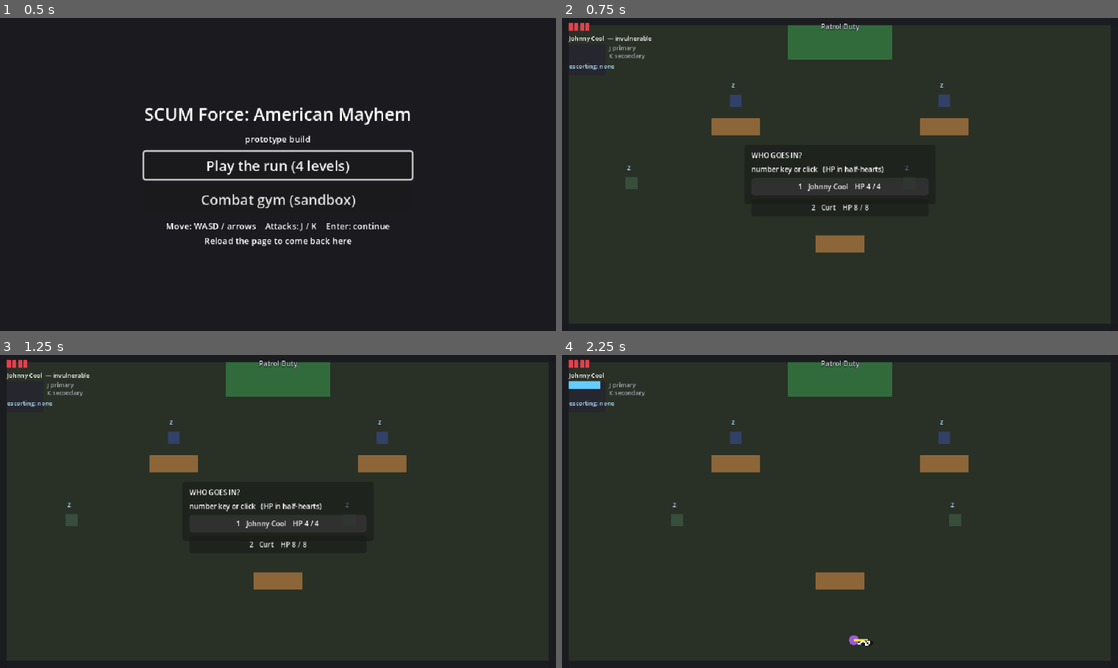
Above: before the commit, frames 1-4 (two rows, left to right).
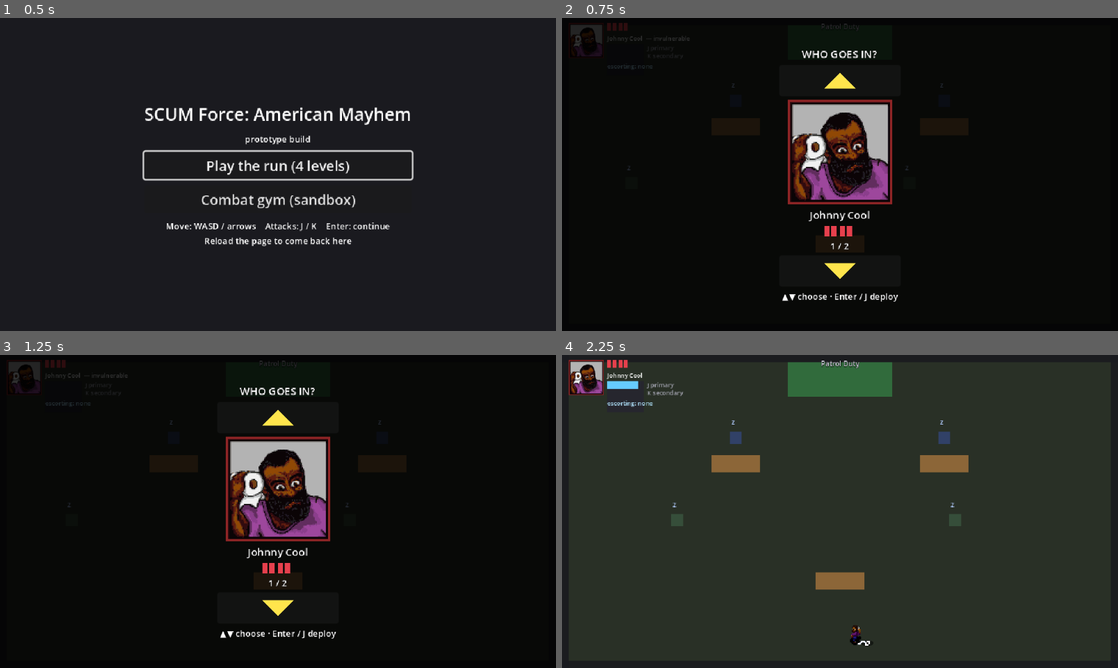
Above: after the commit, the same moments.

Repository: chrisfidalgo/SCUMForceGodot
Game: Godot game, scene res://scenes/main.tscn
The game is run twice, just before and just after one commit, with the same random seed, the same clock (stepped at 60 frames per second) and the same inputs.
Inputs (mouse positions are in pixels of both pictures, inside the frame that each line leads up to):
- Up to frame 1 (0.5 s): no input
- Up to frame 2 (0.75 s): click "Play the run (4 levels)" at 0.5 s
- Up to frame 3 (1.25 s): no input
- Up to frame 4 (2.25 s): click (840, 524) at 1.25 s, where only the run before the commit has a clickable "1 Johnny Cool HP 4 / 4"; tap Enter (ui_accept) at 2 s; hold D (move_right) from 2.03 s (still down); hold J (attack_primary) from 2.03 s (still down)

Frame 1 is identical in both runs. In frame 2, 99% of the frame differs, in the area x 0-100%, y 0-100%; in frame 3, 99%; in frame 4, 1.4%.

Commit message:
Real character art: Johnny/Curt walk sheets + portraits, HUD portrait, one-at-a-time deploy picker
Co-Authored-By: Claude Sonnet 5.5 <noreply@anthropic.com>

Diff:
--- a/resources/character_def.gd
+++ b/resources/character_def.gd
@@ -22,3 +22,26 @@
 @export var placeholder_color: Color = Color(0.3, 0.55, 0.9)
 @export var sprite: Texture2D                    ## In-arena body.
 @export var portrait: Texture2D                  ## HUD / select screen.
+
+@export_group("Walk sheet (real art)")
+## Walk-cycle sprite sheet: a grid of frames, one ROW per facing direction, one
+## COLUMN per walk frame. Leave empty to fall back to the coloured placeholder.
+@export var walk_sheet: Texture2D
+## Size of ONE frame in sheet pixels (e.g. 50x50 for a 150x400 sheet of 3x8).
+@export var walk_frame_size: Vector2i = Vector2i(50, 50)
+## Frames per row (walk-cycle length).
+@export var walk_columns: int = 3
+## Which column to hold while standing still (0 = first frame).
+@export var walk_idle_column: int = 1
+## Walk-cycle speed in frames per second.
+@export var walk_fps: float = 8.0
+## Which sheet ROW shows each facing. The ORDER OF THIS LIST is fixed:
+##   index 0 = N (up/back), 1 = NE, 2 = E, 3 = SE, 4 = S (down/front), 5 = SW, 6 = W, 7 = NW
+## and each VALUE is the row number in the sheet (0 = top row). If a character
+## turns the wrong way, swap the row numbers here — no code involved.
+@export var walk_rows_by_direction: Array[int] = [0, 2, 3, 7, 1, 4, 6, 5]
+## Multiplier on the sheet's pixel size (0.5 = half size on screen).
+@export var sprite_scale: float = 0.5
+## Shift of the sprite from the body's position, in screen pixels, so the baked
+## shadow sits under the feet. Negative Y moves the art up.
+@export var sprite_offset: Vector2 = Vector2(0, -6)
--- a/resources/characters/curt.tres
+++ b/resources/characters/curt.tres
@@ -1,8 +1,11 @@
-[gd_resource type="Resource" script_class="CharacterDef" load_steps=4 format=3]
+[gd_resource type="Resource" script_class="CharacterDef" load_steps=6 format=3]
 
 [ext_resource type="Script" path="res://resources/character_def.gd" id="1_chardef"]
 [ext_resource type="Resource" path="res://resources/attacks/bleu_cheese_packet.tres" id="2_primary"]
 [ext_resource type="Resource" path="res://resources/attacks/bleu_cheese_lob.tres" id="3_secondary"]
+
+[ext_resource type="Texture2D" path="res://assets/sprites/characters/curt/walk_sheet.png" id="4_sheet"]
+[ext_resource type="Texture2D" path="res://assets/sprites/characters/curt/portrait.jpg" id="5_portrait"]
 
 [resource]
 script = ExtResource("1_chardef")
@@ -12,3 +15,6 @@
 max_half_hearts = 8
 primary_attack = ExtResource("2_primary")
 secondary_attack = ExtResource("3_secondary")
+portrait = ExtResource("5_portrait")
+walk_sheet = ExtResource("4_sheet")
+walk_rows_by_direction = Array[int]([0, 2, 6, 7, 1, 4, 3, 5])
--- a/resources/characters/johnny.tres
+++ b/resources/characters/johnny.tres
@@ -1,8 +1,11 @@
-[gd_resource type="Resource" script_class="CharacterDef" load_steps=4 format=3]
+[gd_resource type="Resource" script_class="CharacterDef" load_steps=6 format=3]
 
 [ext_resource type="Script" path="res://resources/character_def.gd" id="1_chardef"]
 [ext_resource type="Resource" path="res://resources/attacks/tp_roll.tres" id="2_primary"]
 [ext_resource type="Resource" path="res://resources/attacks/long_toss.tres" id="3_secondary"]
+
+[ext_resource type="Texture2D" path="res://assets/sprites/characters/johnny/walk_sheet.png" id="4_sheet"]
+[ext_resource type="Texture2D" path="res://assets/sprites/characters/johnny/portrait.png" id="5_portrait"]
 
 [resource]
 script = ExtResource("1_chardef")
@@ -12,3 +15,6 @@
 max_half_hearts = 4
 primary_attack = ExtResource("2_primary")
 secondary_attack = ExtResource("3_secondary")
+portrait = ExtResource("5_portrait")
+walk_sheet = ExtResource("4_sheet")
+walk_rows_by_direction = Array[int]([0, 2, 3, 7, 1, 4, 6, 5])
--- a/scenes/characters/player.gd
+++ b/scenes/characters/player.gd
@@ -37,6 +37,10 @@
 @export var invuln_after_hit_sec: float = 0.6
 ## Flash the body this colour while the i-frames run, so being hit is legible.
 @export var invuln_flash_color: Color = Color(1.0, 0.4, 0.4, 1.0)
+## Show the yellow facing line. Off by default when a character has a real walk
+## sheet (the sprite already shows which way they face); always shown on the
+## placeholder polygon, where it is the only cue.
+@export var show_facing_indicator_with_sheet: bool = false
 
 ## The 8-gated forward vector: last direction moved, retained while idle.
 ## Characters start facing North (up).
@@ -56,9 +60,14 @@
 
 @onready var _facing_indicator: Line2D = $FacingIndicator
 @onready var _body_visual: Polygon2D = $BodyVisual
+@onready var _walk_sprite: Sprite2D = $WalkSprite
 @onready var health: Health = $Health
 
 var _base_color := Color(0.3, 0.55, 0.9, 1.0)
+var _moving := false
+var _walk_time := 0.0
+## Compass order shared with CharacterDef.walk_rows_by_direction: N NE E SE S SW W NW.
+const DIRECTION_COUNT := 8
 
 func _ready() -> void:
 	add_to_group("player")
@@ -72,6 +81,7 @@
 	if health.is_dead():
 		return
 	_process_movement()
+	_update_walk_animation(delta)
 	_process_cooldowns(delta)
 	_process_attack_input()
 	_process_invulnerability(delta)
@@ -82,7 +92,8 @@
 		Input.get_action_strength("move_down") - Input.get_action_strength("move_up")
 	)
 	var dir := snap_to_8(raw)
-	if dir != Vector2.ZERO:
+	_moving = dir != Vector2.ZERO
+	if _moving:
 		facing = dir
 		_update_facing_indicator()
 	var speed: float = character_def.move_speed if character_def else 0.0
@@ -129,8 +140,67 @@
 	_body_visual.color = _base_color
 
 
+func _has_sheet() -> bool:
+	return character_def != null and character_def.walk_sheet != null
+
+
+## Show the walk sheet when the character has one, else the placeholder polygon.
+func _apply_art(def: CharacterDef) -> void:
+	if _walk_sprite == null or _body_visual == null:
+		return
+	var sheet := def != null and def.walk_sheet != null
+	_walk_sprite.visible = sheet
+	_body_visual.visible = not sheet
+	if sheet:
+		_walk_sprite.texture = def.walk_sheet
+		_walk_sprite.region_enabled = true
+		_walk_sprite.scale = Vector2.ONE * def.sprite_scale
+		_walk_sprite.position = def.sprite_offset
+		_walk_time = 0.0
+		_update_walk_animation(0.0)
+	else:
+		_walk_sprite.texture = null
+	_update_facing_indicator()
+
+
+## Index 0..7 into walk_rows_by_direction (N NE E SE S SW W NW) for a facing.
+static func direction_index(dir: Vector2) -> int:
+	return posmod(roundi((dir.angle() + PI / 2.0) / (PI / 4.0)), DIRECTION_COUNT)
+
+
+## Pick the sheet row for the current facing and the column for the walk cycle.
+func _update_walk_animation(delta: float) -> void:
+	if not _has_sheet():
+		return
+	var def := character_def
+	var rows := def.walk_rows_by_direction
+	var di := direction_index(facing)
+	var row: int = rows[di] if di < rows.size() else 0
+	var cols := maxi(def.walk_columns, 1)
+	var col: int
+	if _moving:
+		_walk_time += delta
+		col = int(_walk_time * def.walk_fps) % cols
+	else:
+		_walk_time = 0.0
+		col = clampi(def.walk_idle_column, 0, cols - 1)
+	var fs := Vector2(def.walk_frame_size)
+	_walk_sprite.region_rect = Rect2(Vector2(col, row) * fs, fs)
+
+
+## Tint the visible body (sprite or polygon) for the i-frame blink.
+func _set_body_tint(flash: bool) -> void:
+	if _walk_sprite == null or _body_visual == null:
+		return
+	if _has_sheet():
+		_walk_sprite.modulate = invuln_flash_color if flash else Color.WHITE
+	else:
+		_body_visual.color = invuln_flash_color if flash else _base_color
+
+
 func _update_facing_indicator() -> void:
 	if _facing_indicator != null:
+		_facing_indicator.visible = not _has_sheet() or show_facing_indicator_with_sheet
 		_facing_indicator.points = PackedVector2Array([Vector2.ZERO, facing * 16.0])
 
 ## Fraction of the primary/secondary cooldown still to run: 1.0 just after
@@ -159,14 +229,14 @@
 		return
 	_invuln_timer -= delta
 	# Blink while immune: visible feedback that further hits won't land.
-	_body_visual.color = invuln_flash_color if int(_invuln_timer * 20.0) % 2 == 0 else _base_color
+	_set_body_tint(int(_invuln_timer * 20.0) % 2 == 0)
 	if _invuln_timer <= 0.0:
 		health.invulnerable = false
-		_body_visual.color = _base_color
+		_set_body_tint(false)
 
 func _on_died() -> void:
 	velocity = Vector2.ZERO
-	_body_visual.color = _base_color
+	_set_body_tint(false)
 	went_down.emit(character_def, global_position)
 
 ## Runtime character swap (debug tray / rescue flow). Resets cooldowns and
@@ -180,6 +250,8 @@
 	if def != null:
 		health.max_half_hearts = def.max_half_hearts
 		_apply_placeholder_look(def)
+		_apply_art(def)
+		_set_body_tint(false)
 	health.reset_full()
 	health.invulnerable = false
 	speed_multiplier = 1.0
--- a/scenes/characters/player.tscn
+++ b/scenes/characters/player.tscn
@@ -24,6 +24,10 @@
 color = Color(0.3, 0.55, 0.9, 1)
 polygon = PackedVector2Array(6, 0, 4.24, 4.24, 0, 6, -4.24, 4.24, -6, 0, -4.24, -4.24, 0, -6, 4.24, -4.24)
 
+[node name="WalkSprite" type="Sprite2D" parent="."]
+visible = false
+texture_filter = 1
+
 [node name="FacingIndicator" type="Line2D" parent="."]
 points = PackedVector2Array(0, 0, 0, -16)
 width = 2.0
--- a/scenes/ui/combat_hud.gd
+++ b/scenes/ui/combat_hud.gd
@@ -15,11 +15,17 @@
 
 const HEART_PX := 9
 const HEART_GAP := 2
+## Portrait box beside the hearts (screen px at 640x360) and the gap after it.
+const PORTRAIT_PX := 40.0
+const PORTRAIT_GAP_PX := 4.0
 
 var _player: Player = null
 var _gym: Node = null
 
 var _hearts: Control = null
+var _portrait_rect: TextureRect = null
+var _portrait_fallback: ColorRect = null
+var _portrait_def: CharacterDef = null
 var _name_label: Label = null
 var _primary_bar: ProgressBar = null
 var _secondary_bar: ProgressBar = null
@@ -67,6 +73,8 @@
 	# Cooldowns are continuous; a signal per frame would be worse than polling.
 	_primary_bar.value = _player.primary_cooldown_ratio() * 100.0
 	_secondary_bar.value = _player.secondary_cooldown_ratio() * 100.0
+	if _player.character_def != _portrait_def:
+		_refresh_portrait()
 	var name_text: String = _player.character_def.display_name if _player.character_def else "?"
 	if _player.health.is_dead():
 		name_text += "  — DOWN (F5 to swap)"
@@ -135,6 +143,22 @@
 	root.position = Vector2(8, 6)
 	add_child(root)
 
+	_portrait_fallback = ColorRect.new()
+	_portrait_fallback.size = Vector2(PORTRAIT_PX, PORTRAIT_PX)
+	root.add_child(_portrait_fallback)
+	_portrait_rect = TextureRect.new()
+	_portrait_rect.size = Vector2(PORTRAIT_PX, PORTRAIT_PX)
+	_portrait_rect.expand_mode = TextureRect.EXPAND_IGNORE_SIZE
+	_portrait_rect.stretch_mode = TextureRect.STRETCH_KEEP_ASPECT_CENTERED
+	root.add_child(_portrait_rect)
+	_refresh_portrait()
+
+	# Everything else sits to the right of the portrait.
+	var info := Control.new()
+	info.position = Vector2(PORTRAIT_PX + PORTRAIT_GAP_PX, 0)
+	root.add_child(info)
+	root = info
+
 	_hearts = Control.new()
 	_hearts.position = Vector2(0, 0)
 	root.add_child(_hearts)
@@ -166,6 +190,17 @@
 			HORIZONTAL_ALIGNMENT_CENTER)
 	_banner.visible = false
 	add_child(_banner)
+
+
+## Show the active character's portrait, or their placeholder colour if none.
+func _refresh_portrait() -> void:
+	_portrait_def = _player.character_def
+	var tex: Texture2D = _portrait_def.portrait if _portrait_def else null
+	_portrait_rect.texture = tex
+	# Pixel-art portraits that get enlarged stay crisp; big ones shrunk down smooth.
+	_portrait_rect.texture_filter = CanvasItem.TEXTURE_FILTER_NEAREST 			if tex != null and tex.get_width() <= PORTRAIT_PX else CanvasItem.TEXTURE_FILTER_LINEAR_WITH_MIPMAPS
+	_portrait_fallback.color = _portrait_def.placeholder_color if _portrait_def else Color(0.3, 0.3, 0.3)
+	_portrait_fallback.visible = tex == null
 
 
 func _wide_label(pos: Vector2, width: float, font_size: int, color: Color,
--- a/scenes/ui/deploy_picker.gd
+++ b/scenes/ui/deploy_picker.gd
@@ -1,81 +1,212 @@
 class_name DeployPicker
 extends CanvasLayer
-## deploy_picker.gd — "who goes in?" menu shown between deploys.
+## deploy_picker.gd — "who goes in?" character select shown between deploys.
+##
+## Shows ONE character at a time: big portrait, name, health in hearts, an up
+## arrow above and a down arrow below, and a "1 / 2" counter. Cycle with
+## up/down (W/S, arrow keys, or tap the arrows); deploy with Enter / J, a tap
+## or click on the portrait, or a number key (1 = first choice, ...).
 ##
 ## The Encounter pauses the whole tree while this is up (choosing is never under
-## fire), so this node runs with process_mode ALWAYS or it could not hear the
-## click. Pick with the number keys or by clicking a button; the Encounter
-## listens for `picked` and does the actual deploying.
+## fire), so this node runs with process_mode ALWAYS or it could not hear input.
+## The Encounter listens for `picked` and does the actual deploying.
 ##
-## Health is shown in HALF-hearts ("3 / 4"), the game's damage unit.
+## Health is shown in HALF-hearts (two pips = one heart), the game's damage unit.
 
 ## The player chose someone.
 signal picked(def: CharacterDef)
 
 @export var title_text: String = "WHO GOES IN?"
-@export var panel_width_px: float = 220.0
-@export var font_size: int = 8
+@export var hint_text: String = "▲▼ choose · Enter / J deploy"
+@export var font_size: int = 10
+@export var title_font_size: int = 12
+## Portrait box (screen px at 640x360). Also the tap-to-deploy hit area.
+@export var portrait_size_px: float = 120.0
+## Arrow buttons — kept big so thumbs can hit them.
+@export var arrow_size_px: Vector2 = Vector2(140.0, 36.0)
+@export var arrow_color: Color = Color(1.0, 0.9, 0.3)
+## Size of one half-heart pip and the gap between pips.
+@export var heart_pip_px: Vector2 = Vector2(6.0, 12.0)
+@export var heart_gap_px: float = 2.0
+@export var heart_full_color: Color = Color(0.9, 0.25, 0.3)
+@export var heart_empty_color: Color = Color(0.25, 0.15, 0.18)
+@export var dim_color: Color = Color(0.0, 0.0, 0.0, 0.8)
+@export var vertical_spacing_px: int = 4
+## Confirm presses are ignored this long after the picker opens, so the Enter /
+## click that closed the previous card cannot also pick a character.
+@export var confirm_arm_delay_sec: float = 0.3
 
 var _choices: Array[CharacterDef] = []
-var _rows: VBoxContainer = null
-var _panel: Panel = null
+var _hp_by_path: Dictionary = {}
+var _index := 0
+var _opened_at_msec := 0
+
+var _root: Control = null
+var _portrait: TextureRect = null
+var _portrait_fallback: ColorRect = null
+var _name_label: Label = null
+var _hearts: Control = null
+var _counter_label: Label = null
 
 
 func _ready() -> void:
 	process_mode = Node.PROCESS_MODE_ALWAYS
 	layer = 40
-	_panel = Panel.new()
-	_panel.visible = false
-	add_child(_panel)
-	_rows = VBoxContainer.new()
-	_rows.position = Vector2(8, 6)
-	_rows.size = Vector2(panel_width_px - 16.0, 0.0)
-	_panel.add_child(_rows)
+	_build_ui()
+	_root.visible = false
 	visible = false
+
+
+func _build_ui() -> void:
+	_root = Control.new()
+	_root.set_anchors_preset(Control.PRESET_FULL_RECT)
+	_root.mouse_filter = Control.MOUSE_FILTER_STOP
+	add_child(_root)
+
+	var dim := ColorRect.new()
+	dim.color = dim_color
+	dim.set_anchors_preset(Control.PRESET_FULL_RECT)
+	dim.mouse_filter = Control.MOUSE_FILTER_IGNORE
+	_root.add_child(dim)
+
+	var center := CenterContainer.new()
+	center.set_anchors_preset(Control.PRESET_FULL_RECT)
+	center.mouse_filter = Control.MOUSE_FILTER_IGNORE
+	_root.add_child(center)
+
+	var col := VBoxContainer.new()
+	col.add_theme_constant_override("separation", vertical_spacing_px)
+	col.mouse_filter = Control.MOUSE_FILTER_IGNORE
+	center.add_child(col)
+
+	col.add_child(_label(title_text, title_font_size))
+	col.add_child(_arrow_button(true))
+
+	var portrait_box := Control.new()
+	portrait_box.custom_minimum_size = Vector2(portrait_size_px, portrait_size_px)
+	portrait_box.size_flags_horizontal = Control.SIZE_SHRINK_CENTER
+	col.add_child(portrait_box)
+	_portrait_fallback = ColorRect.new()
+	_portrait_fallback.set_anchors_preset(Control.PRESET_FULL_RECT)
+	_portrait_fallback.mouse_filter = Control.MOUSE_FILTER_IGNORE
+	portrait_box.add_child(_portrait_fallback)
+	_portrait = TextureRect.new()
+	_portrait.set_anchors_preset(Control.PRESET_FULL_RECT)
+	_portrait.expand_mode = TextureRect.EXPAND_IGNORE_SIZE
+	_portrait.stretch_mode = TextureRect.STRETCH_KEEP_ASPECT_CENTERED
+	_portrait.mouse_filter = Control.MOUSE_FILTER_IGNORE
+	portrait_box.add_child(_portrait)
+	# Invisible button over the portrait = tap/click to deploy.
+	var deploy_btn := Button.new()
+	deploy_btn.flat = true
+	deploy_btn.focus_mode = Control.FOCUS_NONE
+	deploy_btn.set_anchors_preset(Control.PRESET_FULL_RECT)
+	deploy_btn.pressed.connect(_confirm)
+	portrait_box.add_child(deploy_btn)
+
+	_name_label = _label("", title_font_size)
+	col.add_child(_name_label)
+
+	_hearts = Control.new()
+	_hearts.size_flags_horizontal = Control.SIZE_SHRINK_CENTER
+	_hearts.mouse_filter = Control.MOUSE_FILTER_IGNORE
+	col.add_child(_hearts)
+
+	_counter_label = _label("", font_size)
+	col.add_child(_counter_label)
+	col.add_child(_arrow_button(false))
+	col.add_child(_label(hint_text, font_size))
 
 
 ## Show the choices. `hp_by_path` maps CharacterDef.resource_path -> half-hearts left.
 func present(choices: Array[CharacterDef], hp_by_path: Dictionary) -> void:
 	_choices = choices.duplicate()
-	for child in _rows.get_children():
-		_rows.remove_child(child)
-		child.queue_free()
-	_rows.add_child(_label(title_text))
-	_rows.add_child(_label("number key or click   (HP in half-hearts)"))
-	for i in _choices.size():
-		var def := _choices[i]
-		var hp: int = hp_by_path.get(def.resource_path, def.max_half_hearts)
-		var b := Button.new()
-		b.text = "%d   %s    HP %d / %d" % [i + 1, def.display_name, hp, def.max_half_hearts]
-		b.add_theme_font_size_override("font_size", font_size)
-		b.focus_mode = Control.FOCUS_NONE
-		b.pressed.connect(_pick.bind(i))
-		_rows.add_child(b)
-	var height := 12.0 + 14.0 * (_choices.size() + 2)
-	_panel.size = Vector2(panel_width_px, height)
-	var screen := get_viewport().get_visible_rect().size
-	_panel.position = (screen - _panel.size) * 0.5
-	_panel.visible = true
+	_hp_by_path = hp_by_path
+	_index = 0
+	_opened_at_msec = Time.get_ticks_msec()
+	_show_current()
+	_root.visible = true
 	visible = true
 
 
 func dismiss() -> void:
 	_choices.clear()
 	visible = false
-	if _panel != null:
-		_panel.visible = false
+	if _root != null:
+		_root.visible = false
+
+
+## Move the selection by `step` (+1 = down, -1 = up), wrapping around.
+func cycle(step: int) -> void:
+	if _choices.is_empty():
+		return
+	_index = posmod(_index + step, _choices.size())
+	_show_current()
+
+
+func _show_current() -> void:
+	if _choices.is_empty():
+		return
+	var def := _choices[_index]
+	var tex: Texture2D = def.portrait
+	_portrait.texture = tex
+	# Enlarged pixel art stays crisp; big art shrunk down is smoothed.
+	_portrait.texture_filter = CanvasItem.TEXTURE_FILTER_NEAREST \
+			if tex != null and tex.get_width() <= portrait_size_px \
+			else CanvasItem.TEXTURE_FILTER_LINEAR_WITH_MIPMAPS
+	_portrait_fallback.color = def.placeholder_color
+	_portrait_fallback.visible = tex == null
+	_name_label.text = def.display_name
+	_counter_label.text = "%d / %d" % [_index + 1, _choices.size()]
+	var hp: int = _hp_by_path.get(def.resource_path, def.max_half_hearts)
+	_rebuild_hearts(hp, def.max_half_hearts)
+
+
+func _rebuild_hearts(current: int, maximum: int) -> void:
+	for child in _hearts.get_children():
+		_hearts.remove_child(child)
+		child.queue_free()
+	var step := heart_pip_px.x + heart_gap_px
+	for i in maximum:
+		var pip := ColorRect.new()
+		pip.size = heart_pip_px
+		pip.position = Vector2(i * step + (i / 2) * heart_gap_px, 0.0)
+		pip.color = heart_full_color if i < current else heart_empty_color
+		pip.mouse_filter = Control.MOUSE_FILTER_IGNORE
+		_hearts.add_child(pip)
+	var width := maximum * step + (maximum / 2) * heart_gap_px
+	_hearts.custom_minimum_size = Vector2(width, heart_pip_px.y)
 
 
 func _input(event: InputEvent) -> void:
 	if not visible or _choices.is_empty():
 		return
-	var key := event as InputEventKey
-	if key == null or not key.pressed or key.echo:
-		return
-	var index: int = key.keycode - KEY_1
-	if index >= 0 and index < _choices.size():
+	if event is InputEventKey:
+		var key := event as InputEventKey
+		if key.pressed and not key.echo:
+			var index: int = key.keycode - KEY_1
+			if index >= 0 and index < _choices.size():
+				get_viewport().set_input_as_handled()
+				_pick(index)
+				return
+	if not event.is_pressed() or event.is_echo():
+		return
+	if event.is_action("ui_up") or event.is_action("move_up"):
 		get_viewport().set_input_as_handled()
-		_pick(index)
+		cycle(-1)
+	elif event.is_action("ui_down") or event.is_action("move_down"):
+		get_viewport().set_input_as_handled()
+		cycle(1)
+	elif event.is_action("ui_accept") or event.is_action("attack_primary"):
+		get_viewport().set_input_as_handled()
+		_confirm()
+
+
+## Deploy whoever is on screen (ignored for a moment after opening).
+func _confirm() -> void:
+	if float(Time.get_ticks_msec() - _opened_at_msec) < confirm_arm_delay_sec * 1000.0:
+		return
+	_pick(_index)
 
 
 func _pick(index: int) -> void:
@@ -86,8 +217,34 @@
 	picked.emit(def)
 
 
-func _label(text: String) -> Label:
+## A big triangle button: `up` true = ▲ (previous), false = ▼ (next). The
+## triangle is drawn as a polygon so it does not depend on font glyphs.
+func _arrow_button(up: bool) -> Button:
+	var b := Button.new()
+	b.custom_minimum_size = arrow_size_px
+	b.focus_mode = Control.FOCUS_NONE
+	b.size_flags_horizontal = Control.SIZE_SHRINK_CENTER
+	b.pressed.connect(cycle.bind(-1 if up else 1))
+	var tri := Polygon2D.new()
+	var cx := arrow_size_px.x * 0.5
+	var cy := arrow_size_px.y * 0.5
+	var hw := arrow_size_px.y * 0.5
+	var hh := arrow_size_px.y * 0.25
+	if up:
+		tri.polygon = PackedVector2Array([Vector2(cx, cy - hh), Vector2(cx + hw, cy + hh), Vector2(cx - hw, cy + hh)])
+	else:
+		tri.polygon = PackedVector2Array([Vector2(cx, cy + hh), Vector2(cx + hw, cy - hh), Vector2(cx - hw, cy - hh)])
+	tri.color = arrow_color
+	b.add_child(tri)
+	return b
+
+
+func _label(text: String, size: int) -> Label:
 	var l := Label.new()
 	l.text = text
-	l.add_theme_font_size_override("font_size", font_size)
+	l.horizontal_alignment = HORIZONTAL_ALIGNMENT_CENTER
+	l.add_theme_font_size_override("font_size", size)
+	l.add_theme_constant_override("outline_size", 2)
+	l.add_theme_color_override("font_outline_color", Color(0, 0, 0))
+	l.mouse_filter = Control.MOUSE_FILTER_IGNORE
 	return l
Binary file added: assets/sprites/characters/curt/portrait.jpg
Not shown, added: assets/sprites/characters/curt/portrait.jpg.import
Binary file added: assets/sprites/characters/curt/walk_sheet.png
Not shown, added: assets/sprites/characters/curt/walk_sheet.png.import
Binary file added: assets/sprites/characters/johnny/portrait.png
Not shown, added: assets/sprites/characters/johnny/portrait.png.import
Binary file added: assets/sprites/characters/johnny/walk_sheet.png
Not shown, added: assets/sprites/characters/johnny/walk_sheet.png.import
Not shown, added: docs/systems/character-art.md
